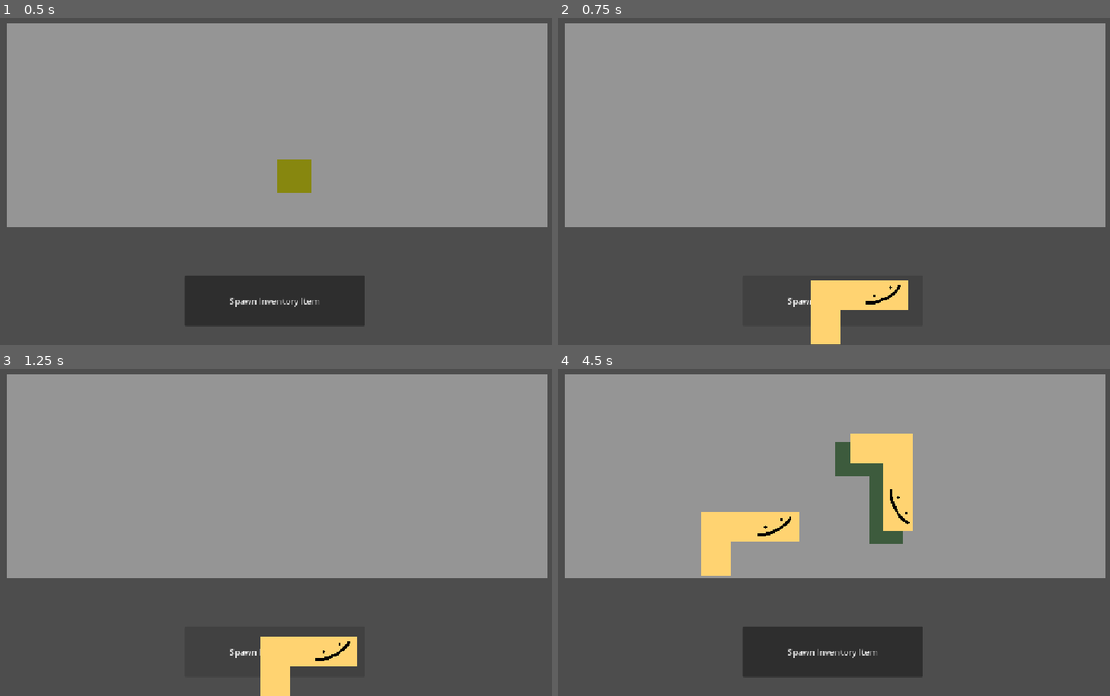
Above: before the commit, frames 1-4 (two rows, left to right).
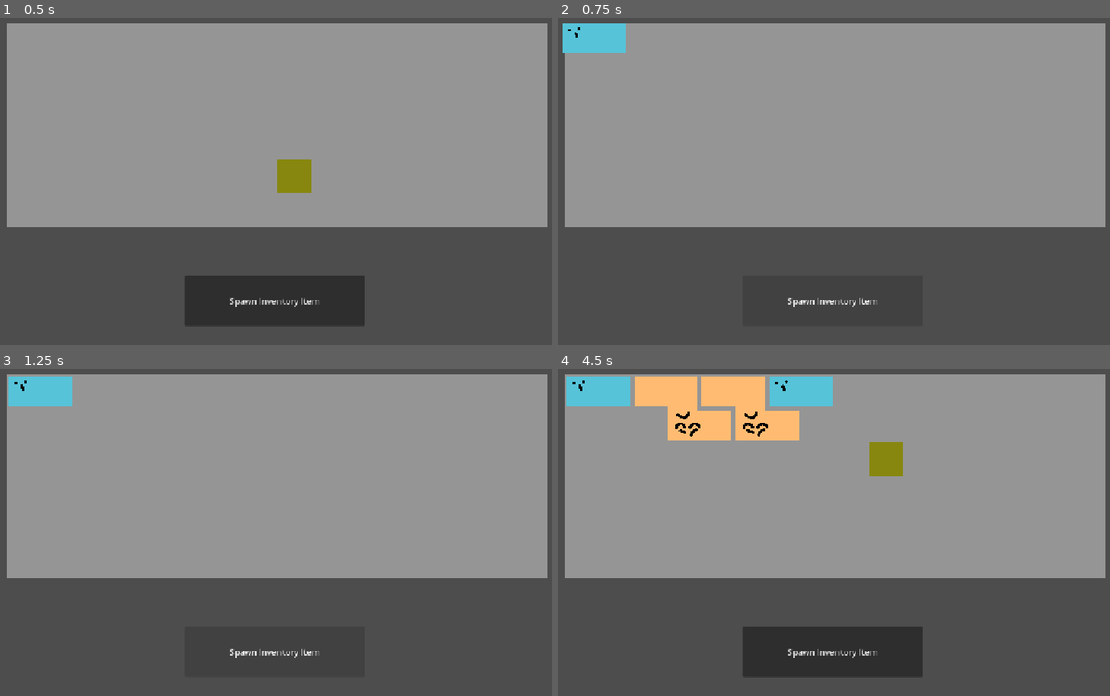
Above: after the commit, the same moments.

Repository: Katstifer/IGME590_Mechanic_1
Game: Godot game, scene res://scenes/inventoryUISpawnGrid.tscn
Two runs of this game, one before a commit and one after it. Both use one fixed random seed, a clock stepped at 60 frames per second and the inputs below. Before the commit the project starts from res://scenes/inventoryUI.tscn.
Inputs (mouse positions are in pixels of both pictures, inside the frame that each line leads up to):
- Up to frame 1 (0.5 s): no input
- Up to frame 2 (0.75 s): click "Spawn Inventory Item" at 0.5 s
- Up to frame 3 (1.25 s): no input
- Up to frame 4 (4.5 s): click "Spawn Inventory Item" at 1.25 s; click "Spawn Inventory Item" at 2 s; tap Enter (SwapItem) at 2.75, 4.25 s; move the mouse to (966, 506) at 2.77 s; tap Shift (DropItem) at 2.85 s; tap Space at 3.5 s; move the mouse to (712, 542) at 3.52 s; click (712, 542) at 3.6 s; move the mouse to (894, 450) at 4.27 s; tap R (Rotate) at 4.35 s

Frame 1 is identical in both runs. In frame 2, 3.2% of the frame differs, in the area x 0-64%, y 1-100%; in frame 3, 3.1%; in frame 4, 12%, in the area x 1-65%, y 2-64%.

Commit message:
Creating data handler

Diff:
--- a/grid-inventory-system/project.godot
+++ b/grid-inventory-system/project.godot
@@ -11,7 +11,7 @@
 [application]
 
 config/name="Grid Inventory System"
-run/main_scene="uid://c5l54b1dqtaen"
+run/main_scene="uid://k1cni31ge4ta"
 config/features=PackedStringArray("4.7", "Forward Plus")
 config/icon="res://icon.svg"
 
--- /dev/null
+++ b/grid-inventory-system/scenes/inventoryDataHandler.tscn
@@ -0,0 +1,6 @@
+[gd_scene format=3 uid="uid://bqq3ii24icd40"]
+
+[ext_resource type="Script" uid="uid://ce8rr6pmshkqu" path="res://scripts/inventoryDataHandler.gd" id="1_qvs3q"]
+
+[node name="inventoryDataHandler" type="Node" unique_id=1457845121]
+script = ExtResource("1_qvs3q")
--- /dev/null
+++ b/grid-inventory-system/scripts/inventoryDataHandler.gd
@@ -0,0 +1,11 @@
+extends Node
+
+
+# Called when the node enters the scene tree for the first time.
+func _ready() -> void:
+	pass # Replace with function body.
+
+
+# Called every frame. 'delta' is the elapsed time since the previous frame.
+func _process(delta: float) -> void:
+	pass
--- a/grid-inventory-system/scripts/inventoryGrid.gd
+++ b/grid-inventory-system/scripts/inventoryGrid.gd
@@ -331,6 +331,8 @@
 #Finds the first space, going from left to right, top to bottom,
 #where an item can fit
 func findFirstSpace(spawnItem: InventoryItem):
+	if (getOpenSlots() < spawnItem.getNumberOfTakenSlots()):
+		return null;
 	for slot in slotData:
 		var fitSlots = getPotentialSpace(slot, spawnItem);
 		if (checkForFit(spawnItem.itemGrid, fitSlots)):
@@ -338,15 +340,18 @@
 		else:
 			var currentAngle = 0;
 			while (currentAngle < 360):
-				print("Rotating to find fit for: " + str(spawnItem));
-				print("Current angle: " + str(currentAngle));
 				spawnItem.rotateToAngle(currentAngle);
 				var tempSlots = getPotentialSpace(slot, spawnItem);
 				if (checkForFit(spawnItem.itemGrid, tempSlots)):
 					return slot;
 				else:
 					currentAngle += 90;
-
-
-
 	return null;
+
+#Gets the number of slots open in the grid
+func getOpenSlots() :
+	var sum = 0;
+	for slot in slotData:
+		if slot.containedItem == null:
+			sum += 1;
+	return sum;
--- a/grid-inventory-system/scripts/inventoryItem.gd
+++ b/grid-inventory-system/scripts/inventoryItem.gd
@@ -235,3 +235,11 @@
 func rotateToAngle(targetAngle: int):
 	while (angle != targetAngle):
 		rotateItem();
+
+func getNumberOfTakenSlots():
+	var sum = 0;
+	for y in itemGrid.size():
+		for x in itemGrid[0].size():
+			if itemGrid[y][x] == 1:
+				sum += 1;
+	return sum;
Renamed: grid-inventory-system/scenes/inventoryItem_template.tscn -> grid-inventory-system/scenes/template_inventoryItem.tscn
Not shown, added: grid-inventory-system/scripts/inventoryDataHandler.gd.uid
